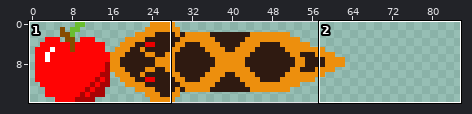
One commit to this sprite sheet: examples/5_snake/assets/Sprite-0001.png. Above: a wide view before the commit, with the close-up outlined.
Close-up. Old version:
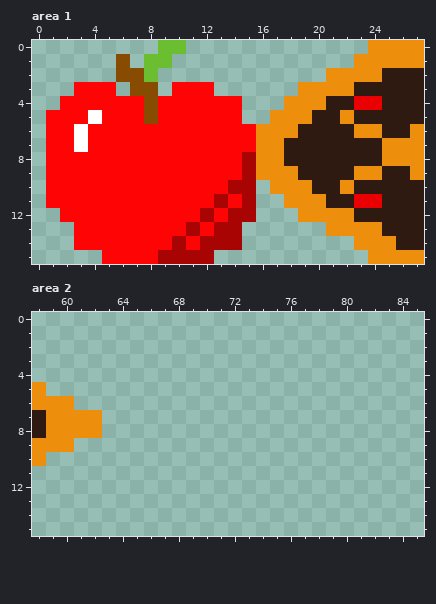
The file is 128x16 pixels. Colours within 5 levels of each other are drawn and written as one. Shown: area 1: x 0..27, y 0..15; area 2: x 58..85, y 0..15. The wide view leaves out empty margins.
Now the later version:
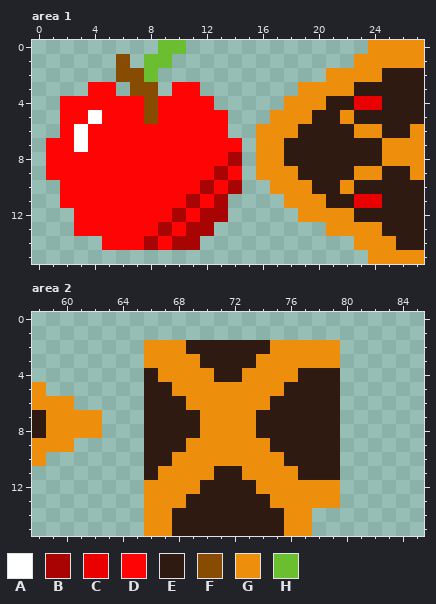
Palette (. is transparent): A #ffffff  B #a90404  C #ea0000  D #ff0404  E #2f1a11  F #874c01  G #ed8f0d  H #6abe30
The author wrote: feat: rotation of sprites works as intended
From old to new:
Area 1:
y 3: x 3 D -> .; x 12 D -> .
y 4: x 13..14 DD -> ..
y 5: x 1 D -> .; x 14 D -> .
y 6: x 1 D -> .; x 14..15 DD -> ..
y 7: x 15 D -> .
y 8: x 14..15 DB -> B.
y 9: x 13 D -> B; x 15 B -> .
y 10: x 1 D -> .; x 12 D -> B; x 15 B -> .
y 11: x 1 D -> .; x 11 D -> B; x 14..15 DB -> ..
y 12: x 2 D -> .; x 10 D -> B; x 13..15 DBB -> B..
y 13: x 9 D -> B; x 12..14 DBB -> B..
y 14: x 3..4 DD -> ..; x 8 D -> B; x 11..14 DBBB -> B...
y 15: x 5..12 DDDDBBBB -> ........
Area 2:
y 2: x 66..79 .............. -> GGGEEEEEEGGGGG
y 3: x 66..79 .............. -> GGGGEEEEGGGGGG
y 4: x 66..79 .............. -> EGGGGEEGGGGEEE
y 5: x 66..79 .............. -> EEGGGGGGGGEEEE
y 6: x 66..79 .............. -> EEEGGGGGGEEEEE
y 7..8: x 66..79 .............. -> EEEEGGGGEEEEEE
y 9: x 66..79 .............. -> EEEGGGGGGEEEEE
y 10: x 66..79 .............. -> EEGGGGGGGGEEEE
y 11: x 66..79 .............. -> EGGGGEEGGGGEEE
y 12: x 66..79 .............. -> GGGGEEEEGGGGGG
y 13: x 66..79 .............. -> GGGEEEEEEGGGGG
y 14..15: x 66..77 ............ -> GGEEEEEEEEGG
Changed places in both close-ups, as pixel boxes (x1, y1, x2, y2):
changed: (46, 82, 256, 264)
added: (144, 340, 340, 536)
